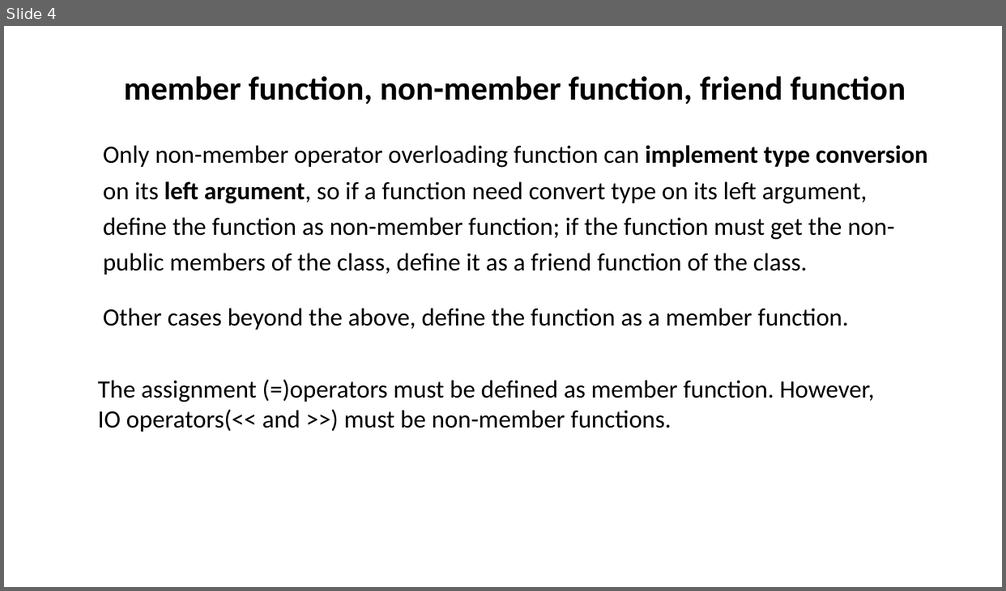
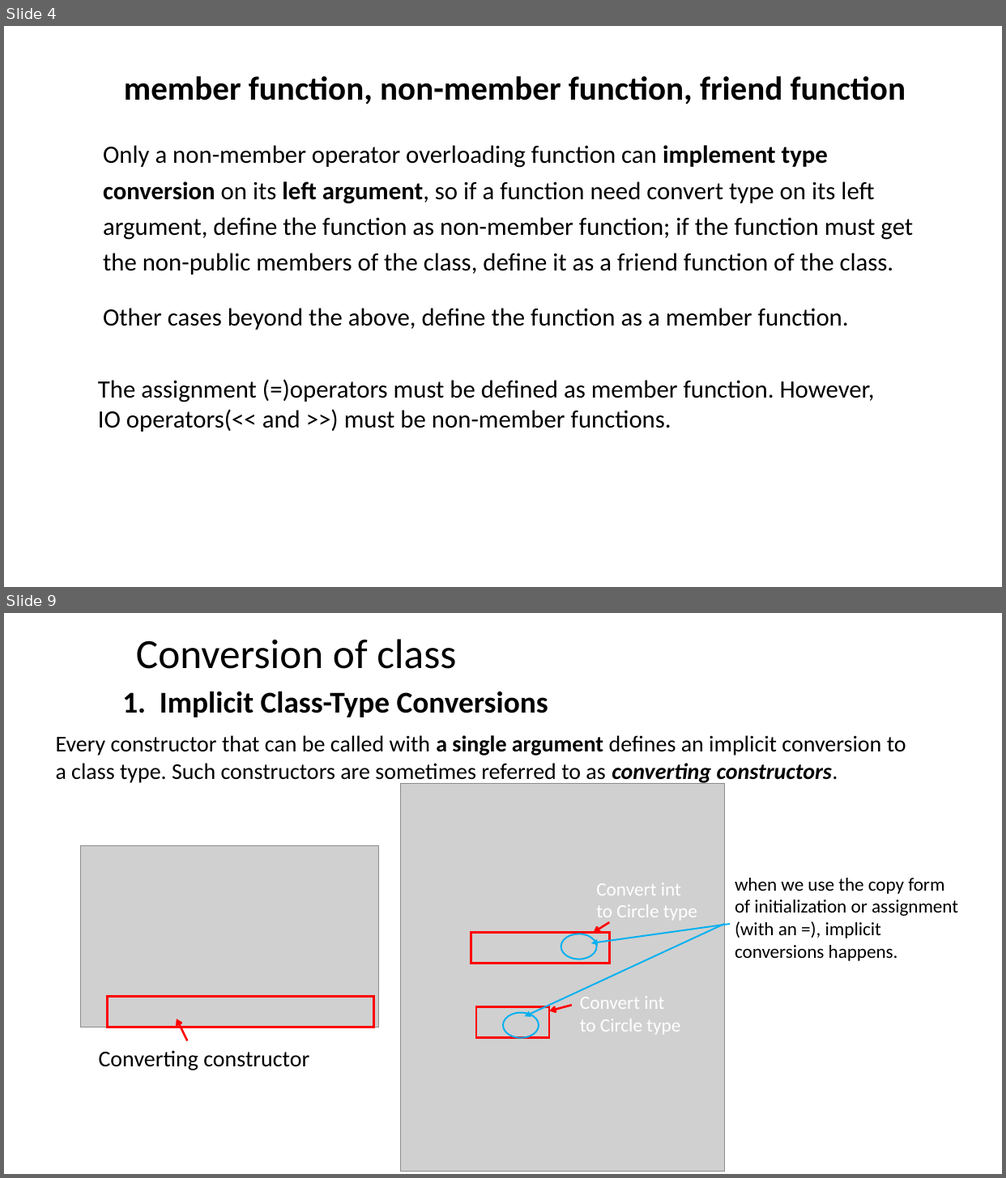
Before and after one commit to ShiqiYu/CPP, a slide deck: week10/Lab10.pptx. Shown one above the other, each under a label of ours: slide 4 before the commit, slides 4 and 9 after it; the slides between them are not shown. The pictures are 1006x591 and 1006x1178 pixels, drawn with LibreOffice and Linux fonts; fonts in the diff are those of the drawing; grey boxes stand for pictures; background and template pictures are left out. Boxes give left, top, right and bottom in pixels: in the first picture for what was removed or moved away, otherwise in the second. Text is boxed around its words. In the diff, an @@ line names an element or a change of style, - is before the commit and + after.

```diff
--- a/week10/Lab10.pptx
+++ b/week10/Lab10.pptx
@@ slide 9 added at (4,613,1002,1174), background #FFFFFF @@
@@ title added at (136,639,456,669), 40 pt, text #000000 @@
+Conversion of class
@@ text added at (122,691,548,717), 29 pt, text #000000, bold @@
+1. Implicit Class-Type Conversions
@@ text added at (56,735,906,785), 21.8 pt, text #000000 @@
+Every constructor that can be called with a single argument defines an implicit conversion to a class type. Such constructors are sometimes referred to as converting constructors.
@@ picture added at (401,784,725,1172) @@
@@ picture added at (80,845,379,1028) @@
@@ text added at (596,883,697,923), 18.1 pt, text #FFFFFF @@
+Convert int
+to Circle type
@@ group added at (503,878,958,1038): 2 ellipses, 2 arrows, 1 text @@
+when we use the copy form of initialization or assignment (with an =), implicit conversions happens.
@@ arrow added from (610, 923) to (593, 933), #FF0000 2 pt @@
@@ rectangle added at (471,933,610,964), outline #FF0000 2 pt @@
@@ rectangle added at (108,996,374,1027), outline #FF0000 2 pt @@
@@ text added at (580,996,680,1034), 18.1 pt, text #FFFFFF @@
+Convert int
+to Circle type
@@ arrow added from (187, 1041) to (177, 1019), #FF0000 2 pt @@
@@ rectangle added at (476,1007,550,1038), outline #FF0000 2 pt @@
@@ arrow added from (572, 1005) to (550, 1012), #FF0000 2 pt @@
@@ text added at (99,1050,309,1071), 21.8 pt, text #000000 @@
+Converting constructor
@@ slide 4 changed as well @@
@@ text at (103,145,913,275): text changed @@
-  Only non-member operator overloading function can implement type conversion on its left argument, so if a function need convert type on its left argument, define the function as non-member function; if the function must get the non-public members of the class, define it as a friend function of the class.
+  Only a non-member operator overloading function can implement type conversion on its left argument, so if a function need convert type on its left argument, define the function as non-member function; if the function must get the non-public members of the class, define it as a friend function of the class.
```
Also in this commit, not shown: 3 other slides changed, 8 other slides added, 7 slides removed, 1 other file.
